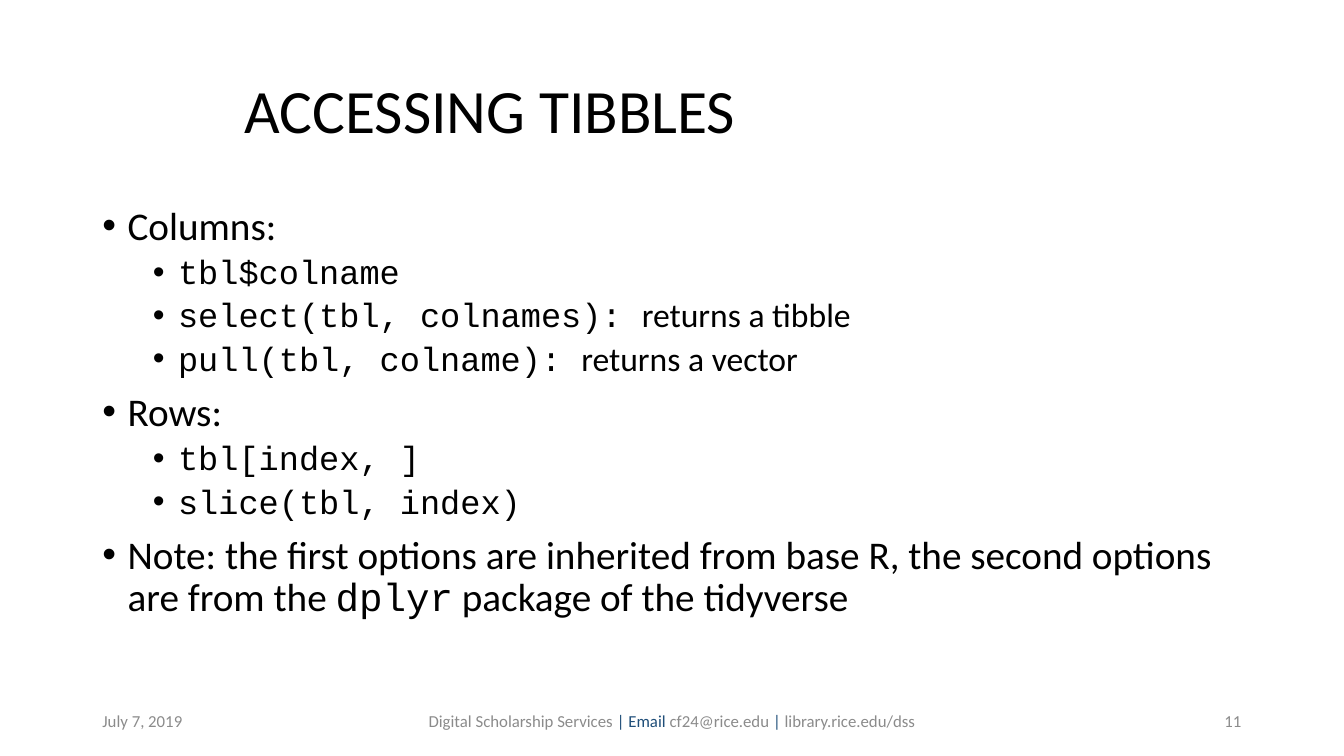
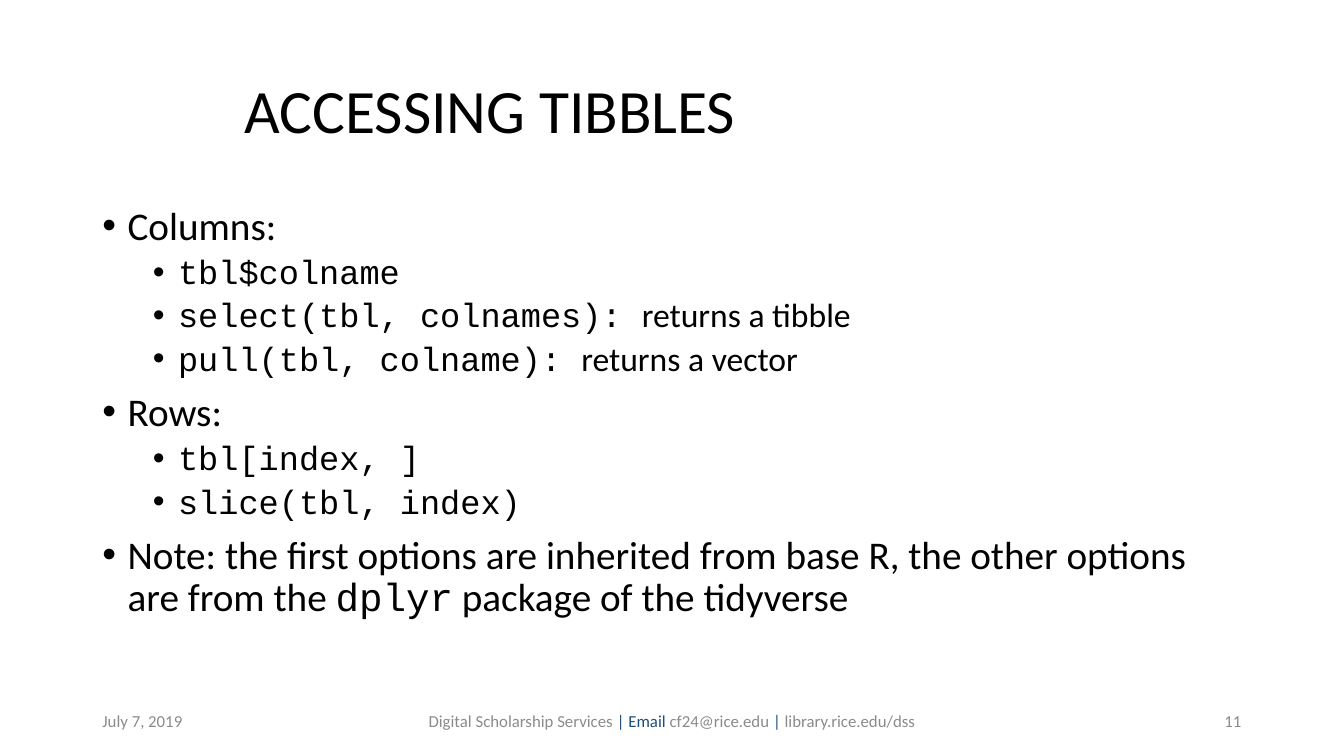
Before and after one commit to bakitybacon/rice-data-and-donuts, a slide deck: slide 11 of Rviz/R Visualization and Data Manipulation.pptx. Drawn at 1344x756 pixels with LibreOffice and Linux fonts; fonts in the diff are those of the drawing; background and template pictures are left out. Boxes give left, top, right and bottom in pixels: in the first picture for what was removed or moved away, otherwise in the second. Text is boxed around its words. In the diff, an @@ line names an element or a change of style, - is before the commit and + after.

```diff
--- a/Rviz/R Visualization and Data Manipulation.pptx
+++ b/Rviz/R Visualization and Data Manipulation.pptx
@@ text at (128,541,1186,619): text changed @@
-• Note: the first options are inherited from base R, the second options are from the dplyr package of the tidyverse
+• Note: the first options are inherited from base R, the other options are from the dplyr package of the tidyverse
```
Also in this commit, not shown: 24 other slides changed, 1 slide added.
